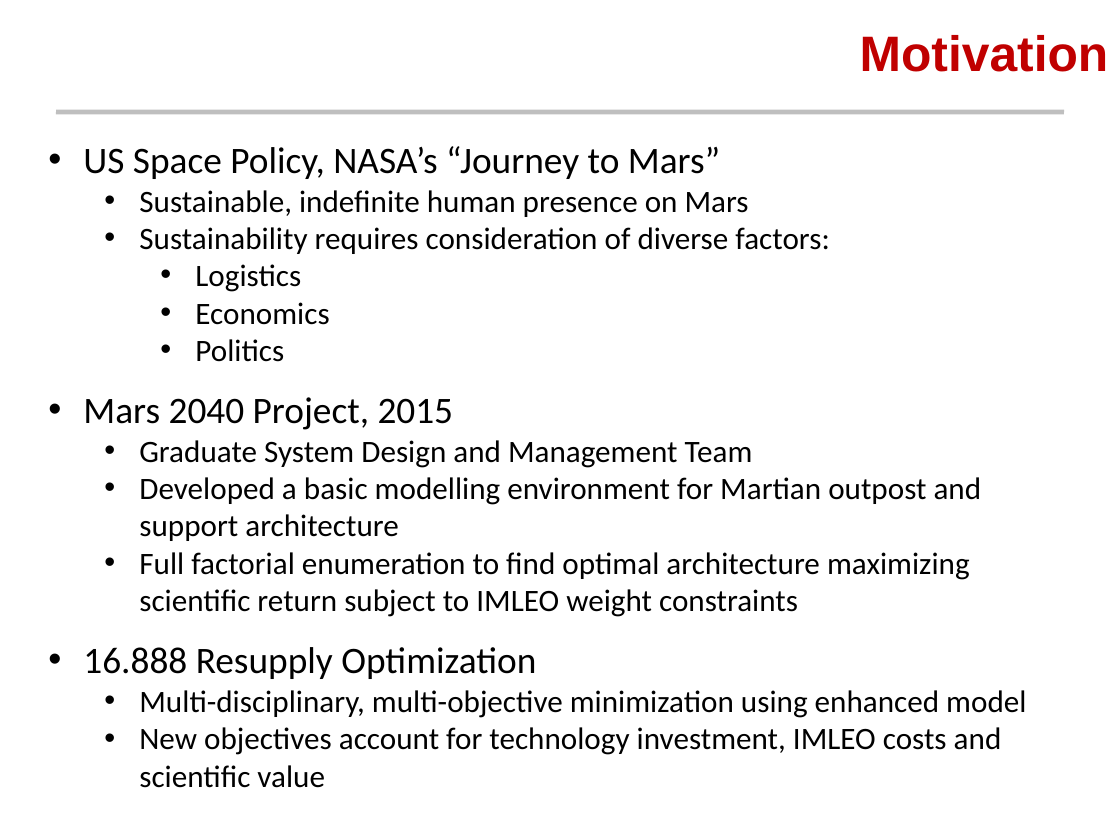
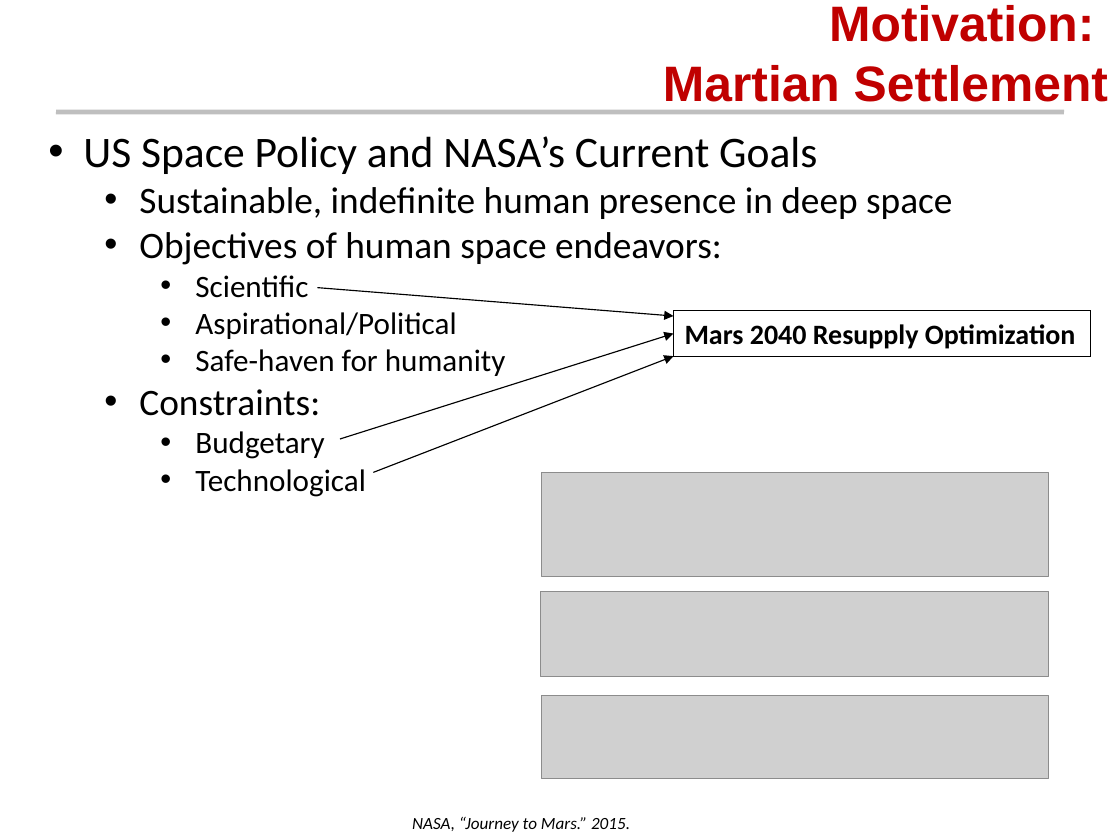
Before and after one commit to AeroSigma/Mars2040, a slide deck: slide 2 of MSDO/Assignment5/Mars 2040 Optimization Presentation.pptx. Drawn at 1120x840 pixels with LibreOffice and Linux fonts; fonts in the diff are those of the drawing; grey boxes stand for pictures; background and template pictures are left out. Boxes give left, top, right and bottom in pixels: in the first picture for what was removed or moved away, otherwise in the second. Text is boxed around its words. In the diff, an @@ line names an element or a change of style, - is before the commit and + after.

Commit message:
updating presentation slides
nice pictures in first few slides

```diff
--- a/MSDO/Assignment5/Mars 2040 Optimization Presentation.pptx
+++ b/MSDO/Assignment5/Mars 2040 Optimization Presentation.pptx
@@ title at bbox=[663, 5, 1108, 111]: text changed @@
-Motivation
+Motivation:
+Martian Settlement
@@ text at bbox=[83, 136, 952, 497]: text changed; size 20 to 24 pt @@
-• US Space Policy, NASA’s “Journey to Mars”
-  • Sustainable, indefinite human presence on Mars
-  • Sustainability requires consideration of diverse factors:
-    • Logistics
-    • Economics
-    • Politics
-• Mars 2040 Project, 2015
-  • Graduate System Design and Management Team
-  • Developed a basic modelling environment for Martian outpost and support architecture
-  • Full factorial enumeration to find optimal architecture maximizing scientific return subject to IMLEO weight constraints
-• 16.888 Resupply Optimization
-  • Multi-disciplinary, multi-objective minimization using enhanced model
-  • New objectives account for technology investment, IMLEO costs and scientific value
+• US Space Policy and NASA’s Current Goals
+  • Sustainable, indefinite human presence in deep space
+  • Objectives of human space endeavors:
+    • Scientific
+    • Aspirational/Political
+    • Safe-haven for humanity
+  • Constraints:
+    • Budgetary
+    • Technological
@@ arrow added from (317, 288) to (673, 316), #000000 0.75 pt @@
@@ rectangle added at bbox=[673, 311, 1091, 356], outline #000000 0.75 pt, 18 pt, text #000000, bold @@
+Mars 2040 Resupply Optimization
@@ arrow added from (340, 439) to (673, 334), #000000 0.75 pt @@
@@ arrow added from (373, 473) to (673, 356), #000000 0.75 pt @@
@@ picture added at bbox=[541, 473, 1048, 577] @@
@@ picture added at bbox=[541, 591, 1049, 676] @@
@@ picture added at bbox=[541, 696, 1048, 780] @@
@@ text added at bbox=[412, 817, 630, 832], 11 pt, text #000000, italic @@
+NASA, “Journey to Mars.” 2015.
```
Also in this commit, not shown: 3 other slides changed.
